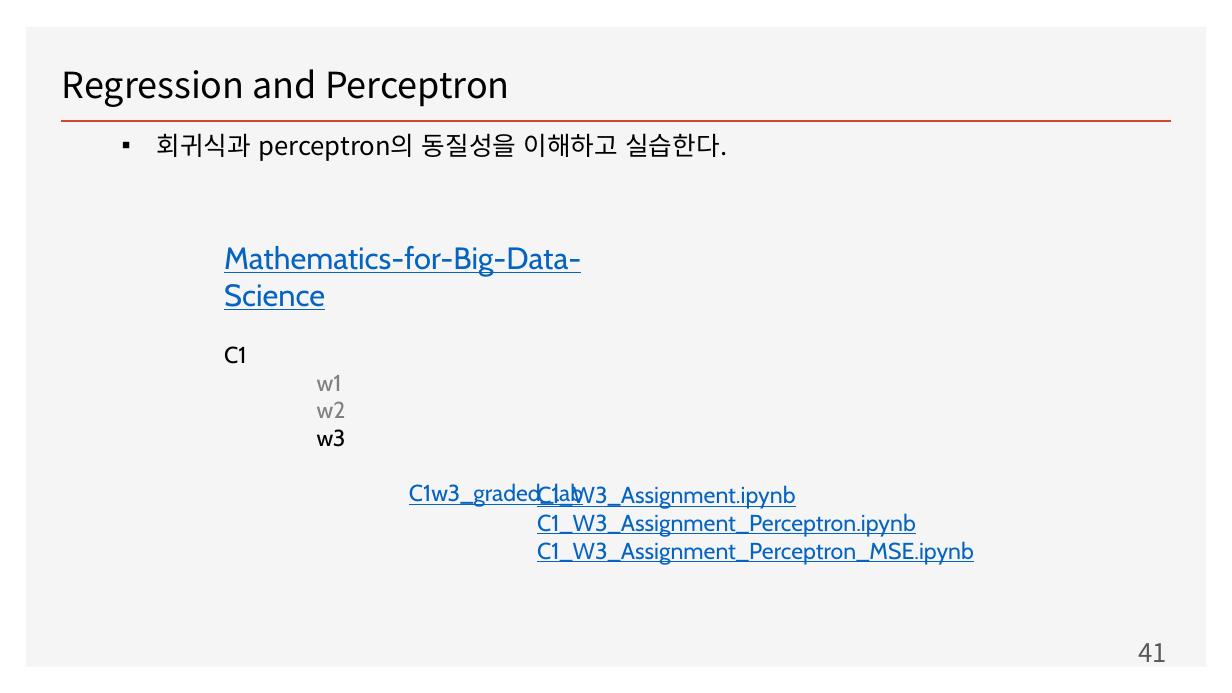
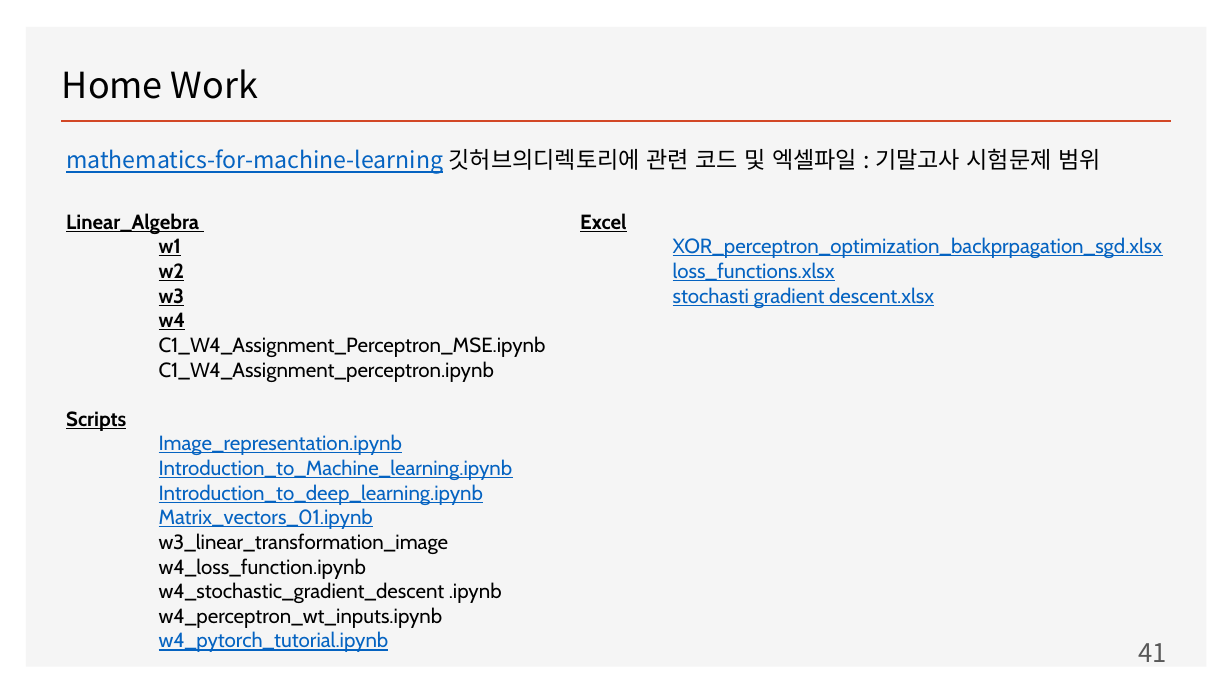
Before and after one commit to ancestor9/mathematics-for-machine-learning, a slide deck: slide 41 of Linear_Algebra/w4_Perceptron_Regression.pptx. Drawn at 1232x693 pixels with LibreOffice and Linux fonts; fonts in the diff are those of the drawing; background and template pictures are left out. Boxes give left, top, right and bottom in pixels: in the first picture for what was removed or moved away, otherwise in the second. Text is boxed around its words. In the diff, an @@ line names an element or a change of style, - is before the commit and + after.

```diff
--- a/Linear_Algebra/w4_Perceptron_Regression.pptx
+++ b/Linear_Algebra/w4_Perceptron_Regression.pptx
@@ title at [62, 69, 258, 99]: text changed @@
-Regression and Perceptron
+Home Work
@@ text added at [66, 148, 1101, 174], 18 pt, text #0563C1, underline @@
+mathematics-for-machine-learning 깃허브의디렉토리에 관련 코드 및 엑셀파일 : 기말고사 시험문제 범위
@@ text removed at [156, 133, 727, 161] @@
-▪ 회귀식과 perceptron의 동질성을 이해하고 실습한다.
@@ text "Linear_Algebra": place and size @@
-text "Linear_Algebra" at [224, 246, 583, 507]
+text "Linear_Algebra" at [66, 213, 546, 652]
@@ text at [66, 213, 199, 234]: text changed; size 24 to 16 pt; text colour #0563C1 to #000000; bold on @@
-Mathematics-for-Big-Data-Science
-C1
+Linear_Algebra
@@ text at [159, 238, 185, 306]: size 18 to 16 pt, bold on, underline on in "w1", "w2", "w3"; text colour #808080 to #000000 in "w1", "w2"; list level 1 to 3 in "w1"; list level 1 to 3 in "w2"; list level 1 to 3 in "w3" @@
@@ text added at [580, 213, 1163, 308], 16 pt, text #0563C1, underline @@
+Excel
+    XOR_perceptron_optimization_backprpagation_sgd.xlsx
+    loss_functions.xlsx
+    stochasti gradient descent.xlsx
@@ text at [66, 312, 546, 652]: text changed; size 18 to 16 pt; text colour #0563C1 to #000000 @@
-C1w3_graded_lab
+w4
+C1_W4_Assignment_Perceptron_MSE.ipynb
+C1_W4_Assignment_perceptron.ipynb
+Scripts
+    Image_representation.ipynb
+    Introduction_to_Machine_learning.ipynb
+    Introduction_to_deep_learning.ipynb
+    Matrix_vectors_01.ipynb
+    w3_linear_transformation_image
+    w4_loss_function.ipynb
+    w4_stochastic_gradient_descent .ipynb
+    w4_perceptron_wt_inputs.ipynb
+    w4_pytorch_tutorial.ipynb
@@ text removed at [537, 483, 974, 565] @@
-C1_W3_Assignment.ipynb
-C1_W3_Assignment_Perceptron.ipynb
-C1_W3_Assignment_Perceptron_MSE.ipynb
```
Also in this commit, not shown: 1 other slide changed.
